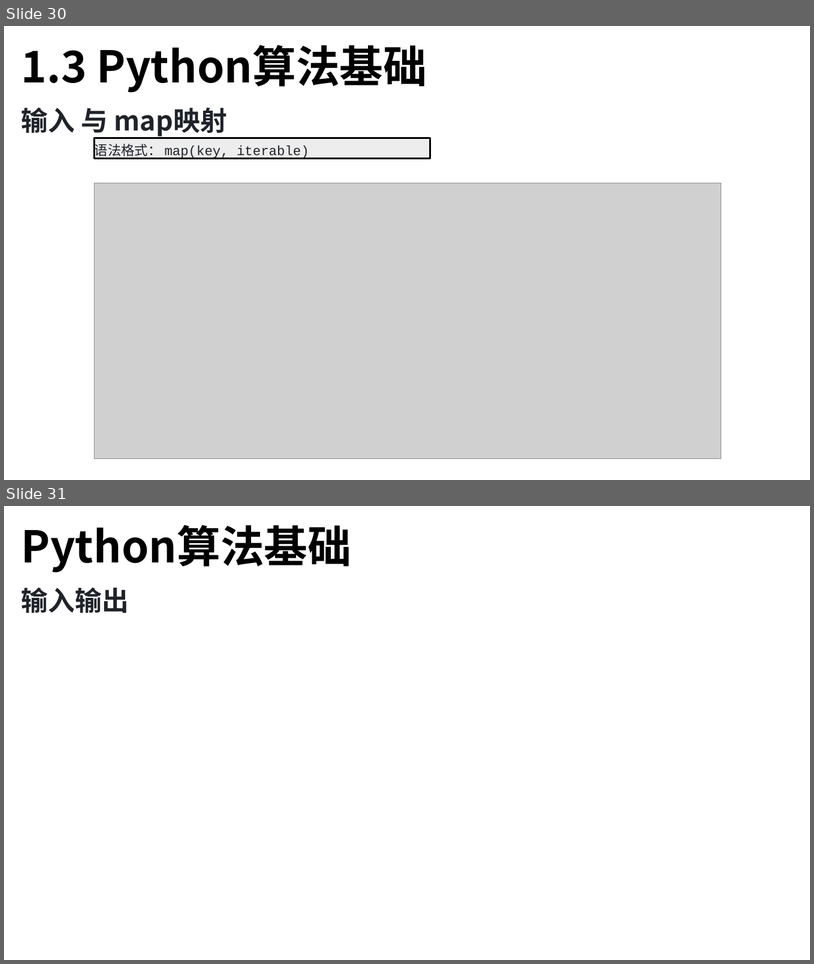
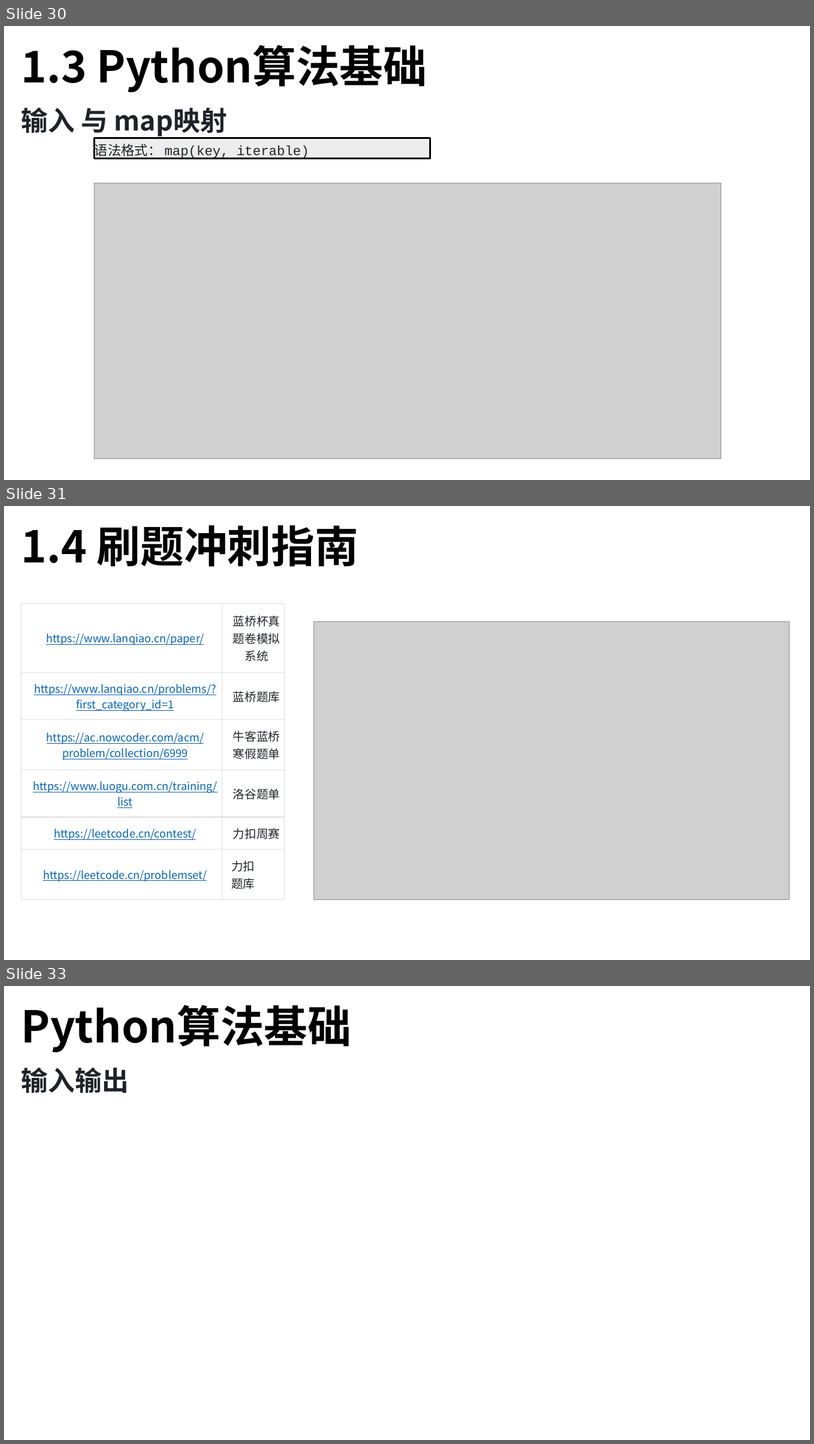
Before and after one commit to TsingPig/CodeRepo, a slide deck: Algorithm/_____保研岛____Python蓝桥杯/课件/Python 课时1.pptx. Shown one above the other, each under a label of ours: slides 30 and 31 before the commit, slides 30, 31 and 33 after it; the slides between them are not shown. The pictures are 814x964 and 814x1444 pixels, drawn with LibreOffice and Linux fonts; fonts in the diff are those of the drawing; grey boxes stand for pictures; background and template pictures are left out. Boxes give left, top, right and bottom in pixels: in the first picture for what was removed or moved away, otherwise in the second. Text is boxed around its words. In the diff, an @@ line names an element or a change of style, - is before the commit and + after.

Commit message:
upd: 课时1 刷题指南

```diff
--- a/Algorithm/_____保研岛____Python蓝桥杯/课件/Python 课时1.pptx
+++ b/Algorithm/_____保研岛____Python蓝桥杯/课件/Python 课时1.pptx
@@ slide 31 added at box(4, 506, 810, 960), background #FFFFFF @@
@@ text added at box(21, 525, 359, 567), 52 pt, text #000000, bold @@
+1.4 刷题冲刺指南
@@ table added at box(21, 603, 285, 899), 6 rows, 6 columns @@
+https://www.lanqiao.cn/paper/ |  |  |  | 蓝桥杯真题卷模拟系统 | 
+https://www.lanqiao.cn/problems/?first_category_id=1 |  |  |  | 蓝桥题库 | 
+https://ac.nowcoder.com/acm/problem/collection/6999 |  |  |  | 牛客蓝桥寒假题单 | 
+https://www.luogu.com.cn/training/list |  |  |  | 洛谷题单 | 
+https://leetcode.cn/contest/ |  |  |  | 力扣周赛 | 
+https://leetcode.cn/problemset/ |  |  |  | 力扣题库 | 
@@ picture added at box(314, 622, 789, 899) @@
@@ what was slide 31 is now slide 33 @@
```
Also in this commit, not shown: 1 other slide added.
